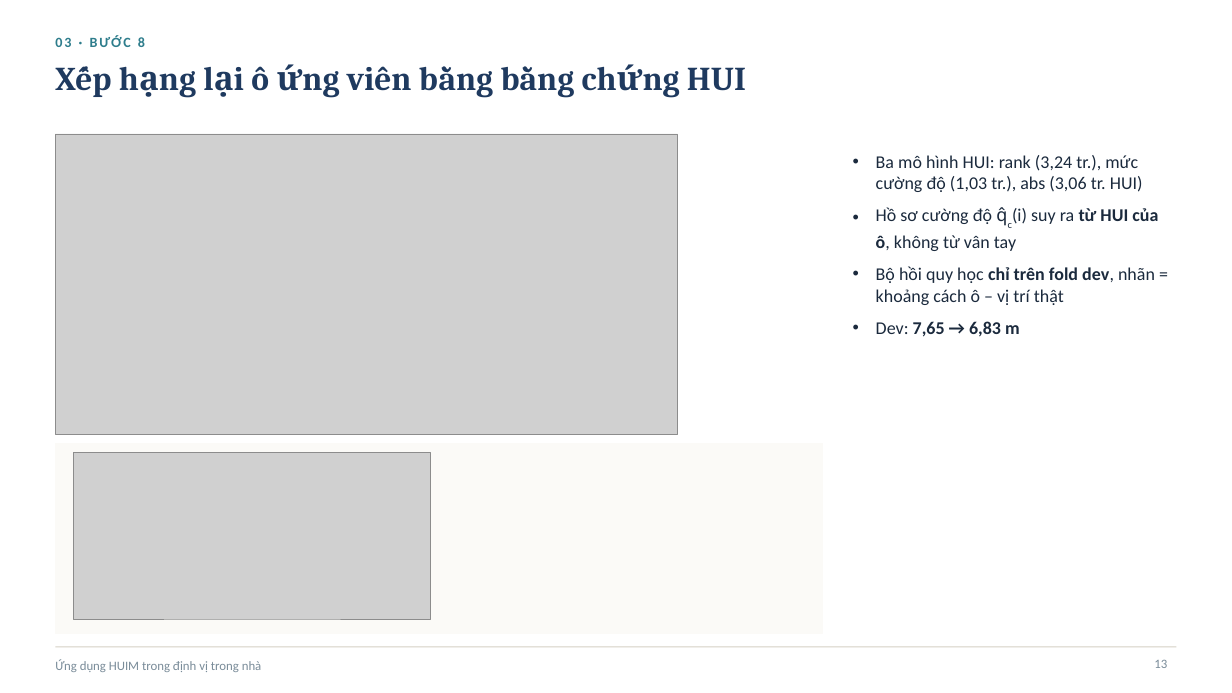
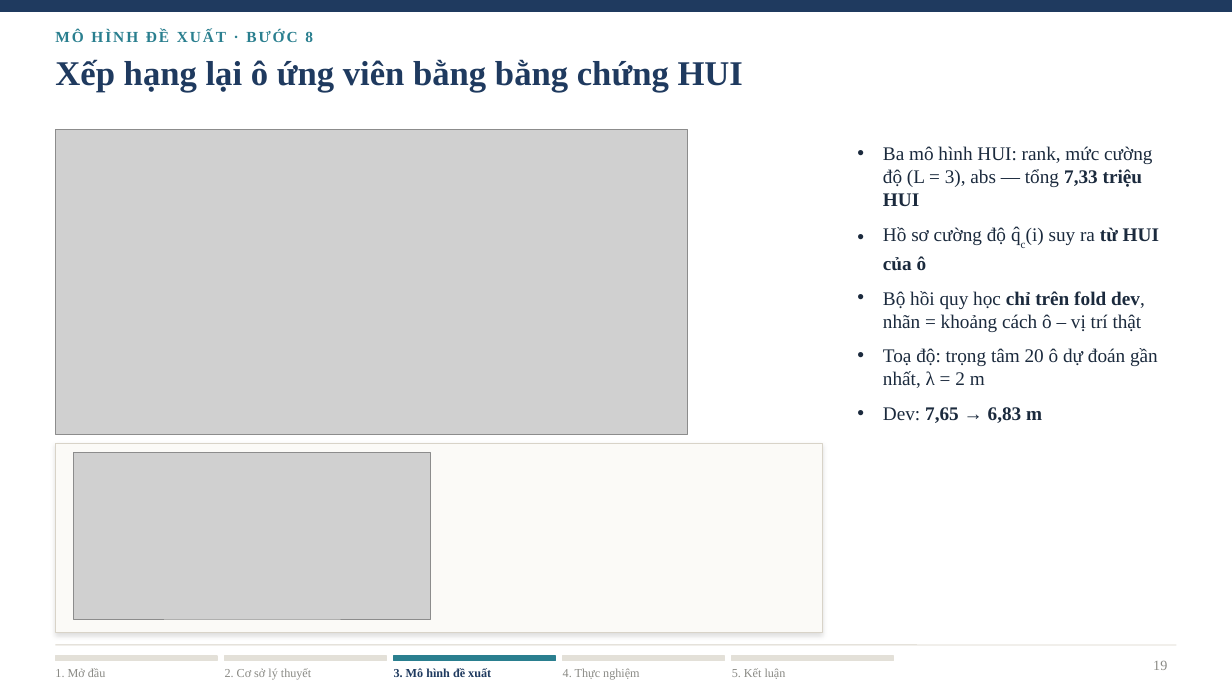
Before and after one commit to ThaiTaka/HUIM-IPS-, a slide deck: slide 19 of BAOCAO/Slide_HUIM_IPS_UJIIndoorLoc.pptx (slide 13 before the commit). Drawn at 1232x693 pixels with LibreOffice and Linux fonts; fonts in the diff are those of the drawing; grey boxes stand for pictures. Boxes give left, top, right and bottom in pixels: in the first picture for what was removed or moved away, otherwise in the second. Text is boxed around its words. In the diff, an @@ line names an element or a change of style, - is before the commit and + after.

```diff
--- a/BAOCAO/Slide_HUIM_IPS_UJIIndoorLoc.pptx
+++ b/BAOCAO/Slide_HUIM_IPS_UJIIndoorLoc.pptx
@@ rectangle added at (0,0,1232,11), fill #1F3A5F, outline #1F3A5F 1 pt @@
@@ text at (55,29,313,42): text changed; size 11 to 12 pt; font Calibri to Times New Roman; text colour #2E7D8C to #2A7F8F @@
-03 · BƯỚC 8
+MÔ HÌNH ĐỀ XUẤT · BƯỚC 8
@@ title "Xếp hạng lại ô ứng ..." at (55,59,743,92): size 26 to 27 pt, font Cambria to Times New Roman @@
@@ picture: place and size @@
-picture at (55,134,678,434)
+picture at (55,129,688,434)
@@ text "Ba mô hình HUI: rank, ...": place and size @@
-text "Ba mô hình HUI: rank, ..." at (876,155,1158,337)
+text "Ba mô hình HUI: rank, ..." at (883,146,1159,423)
@@ text at (883,146,1159,271): text changed; size 14 to 15 pt; font Calibri to Times New Roman @@
-• Ba mô hình HUI: rank (3,24 tr.), mức cường độ (1,03 tr.), abs (3,06 tr. HUI)
-• Hồ sơ cường độ q̂c(i) suy ra từ HUI của ô, không từ vân tay
+• Ba mô hình HUI: rank, mức cường độ (L = 3), abs — tổng 7,33 triệu HUI
+• Hồ sơ cường độ q̂c(i) suy ra từ HUI của ô
@@ text at (883,291,1145,423): size 14 to 15 pt, font Calibri to Times New Roman in "Bộ hồi quy học chỉ trên fold ...", "Dev: 7,65 → 6,83 m"; indent changed; more space between paragraphs @@
@@ text at (883,348,1158,388): paragraph added @@
+• Toạ độ: trọng tâm 20 ô dự đoán gần nhất, λ = 2 m
@@ rectangle at (55,444,823,633): outline #FBFAF7 1 pt to #D8D3C8 0.75 pt; shadow on @@
@@ line (55, 645) - (1177, 645): stroke #D5D0C4 0.75 pt to #D8D3C8 0.75 pt @@
@@ text removed at (55,659,262,672) @@
-Ứng dụng HUIM trong định vị trong nhà
@@ rectangle added at (55,656,217,661), fill #E3E0D8, outline #E3E0D8 1 pt @@
@@ rectangle added at (225,656,386,661), fill #E3E0D8, outline #E3E0D8 1 pt @@
@@ rectangle added at (394,656,555,661), fill #2A7F8F, outline #2A7F8F 1 pt @@
@@ rectangle added at (563,656,725,661), fill #E3E0D8, outline #E3E0D8 1 pt @@
@@ rectangle added at (732,656,894,661), fill #E3E0D8, outline #E3E0D8 1 pt @@
@@ text added at (55,668,106,677), 9.5 pt, text #8A8A85 @@
+1. Mở đầu
@@ text added at (225,668,311,679), 9.5 pt, text #8A8A85 @@
+2. Cơ sở lý thuyết
@@ text added at (394,668,491,677), 9.5 pt, text #1F3A5F, bold @@
+3. Mô hình đề xuất
@@ text added at (563,668,639,679), 9.5 pt, text #8A8A85 @@
+4. Thực nghiệm
@@ text added at (732,668,786,679), 9.5 pt, text #8A8A85 @@
+5. Kết luận
@@ page number added at (1153,661,1167,670), 11 pt, text #8A8A85 @@
+19
@@ page number removed at (1154,660,1167,668) @@
-13
```
Also in this commit, not shown: 8 other slides changed, 30 slides added, 13 slides removed, 44 other files.
